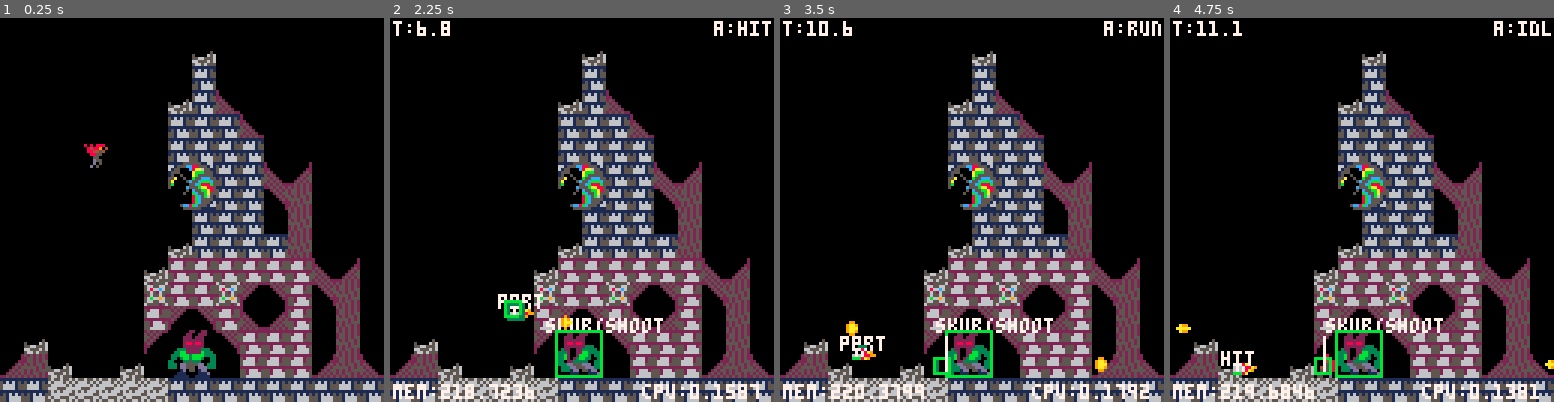
Above: before the commit, frames 1-4 (left to right).
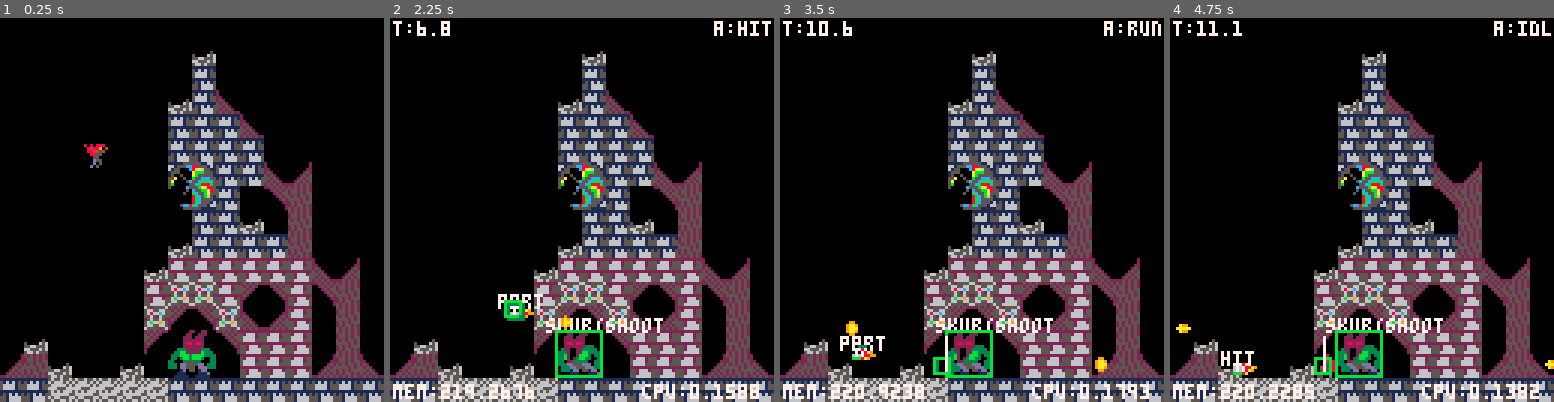
Above: after the commit, the same moments.

Repository: esquellington/esquellington.github.io
Game: PICO-8 cartridge games/jng/jng.p8
Two runs of this game, one before a commit and one after it. Both use one fixed random seed, a clock stepped at 60 frames per second and the inputs below.
Inputs:
- Up to frame 1 (0.25 s): no input
- Up to frame 2 (2.25 s): tap X (X key) at 0.33, 1.07, 1.85 s; tap O (Z key) at 0.7, 1.7, 2.1 s; hold Right 1.6-2.1 s; hold Up from 2.15 s (still down)
- Up to frame 3 (3.5 s): release Up at 2.42 s; hold Right 2.47-3.03 s; tap O (Z key) at 2.5, 2.9, 3.3 s; tap X (X key) at 2.97 s; hold Left from 3.08 s (still down)
- Up to frame 4 (4.75 s): release Left at 3.58 s; hold Down 3.63-3.97 s; tap O (Z key) at 3.7, 4.1, 4.5 s; hold Right 4.02-4.68 s; tap X (X key) at 4.08 s; hold Up from 4.73 s (still down)

The runs differ from the first frame. In frame 1, 2.2% of the frame differs, in the area x 37-69%, y 43-82%; in frame 2, 2.2%; in frame 3, 2.2%; in frame 4, 2.3%, in the area x 16-97%, y 43-100%.

Commit message:
lightign in skullboss room, skullboss jumps only on ground, and turns to shoot

Diff:
--- a/games/jng/jng.p8
+++ b/games/jng/jng.p8
@@ -49,18 +49,22 @@
 
    cls()
 
-   --Lightning TODO use prob distrib with given expectation period
+   --lightning
+   -- todo: do it only on boss room, use sprite 255, not 0!
+   -- todo use prob distrib with given expectation period
    --(start time) and random duration (alternate white/blue during
    --interval)
-   if game.t % 60 == 0 then
-      pal(0,7)
-      palt(0,false)
-   elseif game.t % 59 == 0 then
-      pal(0,12)
-      palt(0,false)
-   else
-      pal()
-      palt(0,true)
+   if level.room_coords.x == 7 and level.room_coords.y == 0 then
+      if game.t % 60 == 0 then
+         pal(0,7)
+         palt(0,false)
+      elseif game.t % 59 == 0 then
+         pal(0,12)
+         palt(0,false)
+      else
+         pal()
+         palt(0,true)
+      end
    end
 
    --bckgnd
@@ -1423,12 +1427,13 @@
    -- idle intro phase
    if action.sub.name == "idle" then
       if action.sub.t > 30 then --1s
+         entity.sign = sgn( player.p1.x - entity.p1.x )
          action.sub = new_action_shoot(30)
       end
    elseif action.sub.name == "shoot" then
       if action.sub.t > 120 then
          --action.sub = new_action_idle()
-         action.sub = new_action_jump_on_ground( v2add( player.p1, v2init(0,-8) ) )
+         action.sub = new_action_jump_on_ground( v2add( v2init(player.p1.x,128-16), v2init(0,-8) ) )
       end
    elseif action.sub.name == "jong" then
       if action.sub.finished then
@@ -1960,14 +1965,14 @@
 0000000000000000000000000000000000000000000000000000000000000000000000000000c2f4f4f4f4c3000000000000000000000000000000000000000000635d00000000006300006300000000000000000000000000000000000000000000000000000000000000000000ffffffffffffffffffff62ffffffffffffff
 000000000000aa000000000000000000000000000000000000000000000000000000000000c2c14d00004dc0c30000000000000000000000000000000000000000636363006300000000004d00000000000000000000000000000000000000000000000000000000000000000000ffffffffffffffffffe262c3ffffffffffff
 0000000000000000000000000000000000c2f4f4f4f4f4f4f4f4f4f4f4f4f4c300c2f4f4f4c1000000000000c0f4f4f4f4f4f4f4c300c2f4f4f4f4c30040000000634dc0636363000000000000000000000000000000000000000000000000000000000000000000000000000000ffffffffffffffffff626262c3ffffffffff
-0000000000000000c5d400008a00000000f4c1004dc0f4c1c0c1c0f4c1c0c1c0f4c10000000000000000000000c0f4c10000004dc0f4c100000000c0f4f0000000630000000000e063000000000063f000000000000000000000000000000000000000000000000000feff000000ffffffffffffffffff62626262ffffffffff
+0000000000000000c5d400008a00000000f4c1004dc0f4c1c0c1c0f4c1c0c1c0f4c10000000000000000000000c0f4c10000004dc0f4c100000000c0f4f0000000630000000000e063000000000063f00000000000000000000000000000000000000000000000000000ff000000ffffffffffffffffff62626262ffffffffff
 00000000c5000000d5c400000000000000f4f7000000f400000000f400000000f400000000000000000000000000f4000000000000f4000000000000f40000000063000000000000c063000000006300000000000000000000000000000000000000000000000000000000ecedcccdffffffffffffffffc7c86262c3c2ffffff
-00000000d5c40000c5d40000000000c400f400000000f400000000f400000000f400000000000000000000000000f4000000000000f4000000000000f400000000630000000000000000005d6300630000000000000070607800000000000000000000000000000000cecffcfddcddffffffffffffffffd7d86262c0f4ffffff
-0000000000d5c4c5d40000c50000c5d400f400000000f400000000f400000000f4000000000000000000000000636363f000000000f4000000000000f4000000006300000000636363636363c1006300000000000070607070000000000000000000000000cecfcdccdedfcd0000ffffffffffffffffffff626262fff4ffffff
+00000000d5c40000c5d40000000000c400f400000000f400000000f400000000f400000000000000000000000000f4000000000000f4000000000000f400000000630000000000000000005d6300630000000000000070607800000000000000000000000000000000cecffcfddcddffffffffffffffffd7d862ffc0f4ffffff
+0000000000d5c4c5d40000c50000c5d400f400000000f400000000f400000000f4000000000000000000000000636363f000000000f4000000000000f4000000006300000000636363636363c1006300000000000070607070000000000000000000000000cecfcdccdedfcd0000ffffffffffffffffffff6262e2fff4ffffff
 000000000000d5e5000000d5c4c5d40000f400000000f400000000f400000000f4006363630000000000e0f000c0f4c10000000000f4000000000000f4000000006300000063c1000000000000006300000000006070706070600000000078000000000000dedfcecfdddcddcecfffffffffffffffffffe262626262f4ffffff
 00000000c5c400e5c5d40000d5e5c4c500f400000000f400000000f4006600636363634d0000e0f0000000000000f4000000000000f4000000000056f40000000063000063c10000000000000000630000000000706070707070646464646400000000cccd0000dedd000000deccccffffffffffffffe2656565656565c3c2ff
-5c0000d5d4d5c4e5d400000000d5e5d400f400000000f40000566363636363636363d10000000000000000000000f400000000e06363000000000063c10000000063635c00760063636363000000630000000000707470607460000000000000000000dcdd000000000000ce0000cecfffffffffffffc66565c6c1c065c0f4ff
-5c5c00000000d5e5000000000000e50000f400000000f400636363636363636371d1000000000000000000000000f4000000000000f46300000000000000000000c06363636363c1000000000063c1000000006360707070607000000000000000000000000000000000630000dedfffffffffffffff65c1c065c3c265fff4ff
+5c0000d5d4d5c4e5d400000000d5e5d400f400000000f40000566363636363636363d10000000000000000000000f400000000e06363000000000063c10000000063635c00760063636363000000630000000000707470607460000000000000000000dcdd000000000000ce0000cecfffffffffffff65c6c665c1c065c0f4ff
+5c5c00000000d5e5000000000000e50000f400000000f400636363636363636371d1000000000000000000000000f4000000000000f46300000000000000000000c06363636363c1000000000063c1000000006360707070607000000000000000000000000000000000630000dedfffffffffffffffc6c1c0c6c3c265fff4ff
 fbe40000000000e5000000000000e50000f4000000636363636363637575757575000000000000e0f00000000000f4000000000000f4006300000000000000000000c0f4000000000000000063c10063630000c07060e5e570600000000000000000000000000063cecf00cf0063ffffffe2ffffffffc18a8bc0656565fff4ff
 fbe4e82b2ce8e8e53072d60030e8e500c2f4c363757575757575757575757575755c000063000000005c006300c2f4c300000066c2f4c3750000000000660063630000f4000000000066637575006363636300006070e5e560700000000000f1f1000000007c63c1dedf000000c063ffc2f4e2ffffe2ff9a9bff656565c2f4c3
 fbe6717171e6e6e671e6e65ce6e671e6636363636363636363717171717171717171717163737372727373636363636362626262626275757562626262626262626262626262626262757575757575626262626262626262626250f150505050626262626262625050505050505062626262e1e1e1e1e1626262626262626262
Not shown, changed: 17 lines of the sprite sheet (__gfx__) section of games/jng/jng.p8
